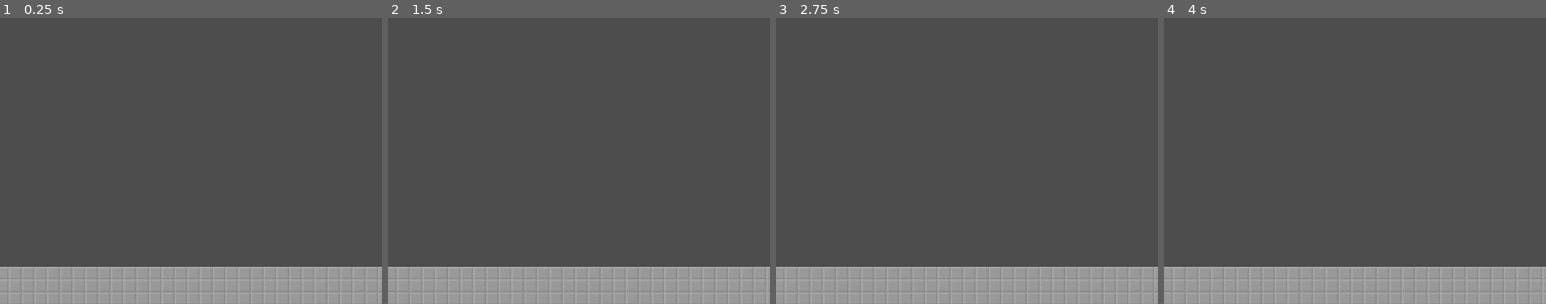
Above: before the commit, frames 1-4 (left to right).
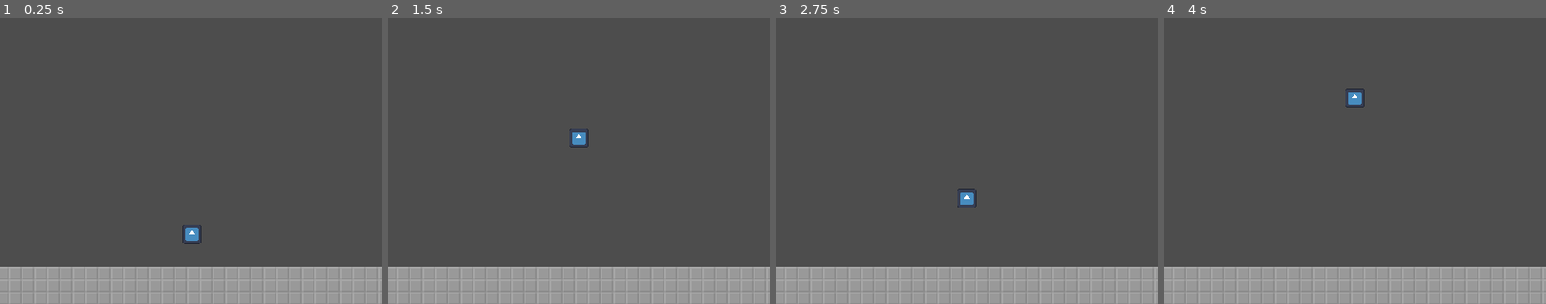
Above: after the commit, the same moments.

Repository: cape41/untitled_systemic_physics_platformer
Game: Godot game, scene res://project_files/scenes/level/level.tscn
The game is run twice, just before and just after one commit, with the same random seed, the same clock (stepped at 60 frames per second) and the same inputs. The engine's default icon, where the game draws it, is replaced by a stand-in: a white triangle on a blue panel in a dark square.
Inputs:
- Up to frame 1 (0.25 s): no input
- Up to frame 2 (1.5 s): tap Enter (ui_accept) at 0.5, 0.6, 0.77, 1.07, 1.35 s
- Up to frame 3 (2.75 s): tap Enter (ui_accept) at 1.52, 1.82, 2.1 s
- Up to frame 4 (4 s): tap Enter (ui_accept) at 2.85, 3.02, 3.32, 3.5, 3.6, 3.77 s
The pictures show only the part of the screen within x 6-56%, y 50-100%; the shares and areas given below are measured in that part.

The runs differ from the first frame. In frame 1, 0.2% of the frame differs, in the area x 47-53%, y 72-79%; in frame 2, 0.2%; in frame 3, 0.2%; in frame 4, 0.2%.

Commit message:
added player character, included basic jump functionality

Diff:
--- a/project.godot
+++ b/project.godot
@@ -25,5 +25,6 @@
 
 [rendering]
 
+textures/canvas_textures/default_texture_filter=0
 renderer/rendering_method="gl_compatibility"
 renderer/rendering_method.mobile="gl_compatibility"
--- /dev/null
+++ b/project_files/object_behaviour/jump.gd
@@ -0,0 +1,11 @@
+extends Node
+
+func _ready() -> void:
+	pass
+
+func _process(delta: float) -> void:
+	pass
+
+func _physics_process(delta):
+	if Input.is_action_just_pressed("ui_accept"):
+		get_parent().get_parent().linear_velocity = Vector2(0,-200)
--- a/project_files/scenes/level/level.tscn
+++ b/project_files/scenes/level/level.tscn
@@ -1,6 +1,7 @@
-[gd_scene load_steps=4 format=4 uid="uid://dh5k1cw8v735q"]
+[gd_scene load_steps=5 format=4 uid="uid://dh5k1cw8v735q"]
 
 [ext_resource type="Texture2D" uid="uid://bmsnfka3nen4q" path="res://project_files/scenes/level/testtile1.png" id="1_ckab1"]
+[ext_resource type="PackedScene" uid="uid://cccubh4idv0s5" path="res://project_files/scenes/player/player.tscn" id="2_kmu34"]
 
 [sub_resource type="TileSetAtlasSource" id="TileSetAtlasSource_qssc5"]
 texture = ExtResource("1_ckab1")
@@ -13,8 +14,11 @@
 physics_layer_0/collision_layer = 1
 sources/1 = SubResource("TileSetAtlasSource_qssc5")
 
-[node name="Node2D" type="Node2D"]
+[node name="level" type="Node2D"]
 
 [node name="TileMapLayer" type="TileMapLayer" parent="."]
 tile_map_data = PackedByteArray("AAAAAAAAAQAAAAAAAAAAAAEAAQAAAAAAAAAAAAIAAQAAAAAAAAAAAAMAAQAAAAAAAAAAAAQAAQAAAAAAAAAAAA …(5072 unchanged characters)…
 tile_set = SubResource("TileSet_rpda3")
+
+[node name="Node2D" parent="." instance=ExtResource("2_kmu34")]
+position = Vector2(147, 287)
--- /dev/null
+++ b/project_files/scenes/player/player.tscn
@@ -0,0 +1,25 @@
+[gd_scene load_steps=4 format=3 uid="uid://cccubh4idv0s5"]
+
+[ext_resource type="Texture2D" uid="uid://chtyph1my3y8b" path="res://icon.svg" id="1_agvuh"]
+[ext_resource type="Script" path="res://project_files/object_behaviour/jump.gd" id="2_qhjia"]
+
+[sub_resource type="RectangleShape2D" id="RectangleShape2D_srylg"]
+size = Vector2(12, 12)
+
+[node name="player" type="Node2D"]
+
+[node name="RigidBody2D" type="RigidBody2D" parent="."]
+lock_rotation = true
+
+[node name="CollisionShape2D" type="CollisionShape2D" parent="RigidBody2D"]
+shape = SubResource("RectangleShape2D_srylg")
+
+[node name="Sprite2D" type="Sprite2D" parent="RigidBody2D"]
+position = Vector2(-7.15256e-07, 4.76837e-07)
+scale = Vector2(0.09375, 0.09375)
+texture = ExtResource("1_agvuh")
+
+[node name="behaviour" type="Node2D" parent="RigidBody2D"]
+
+[node name="jump" type="Node2D" parent="RigidBody2D/behaviour"]
+script = ExtResource("2_qhjia")
